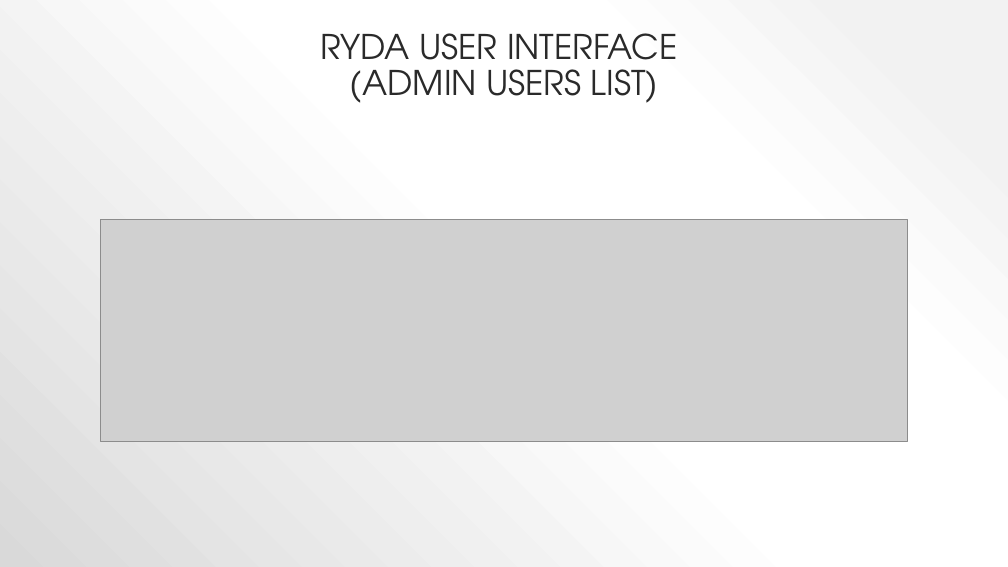
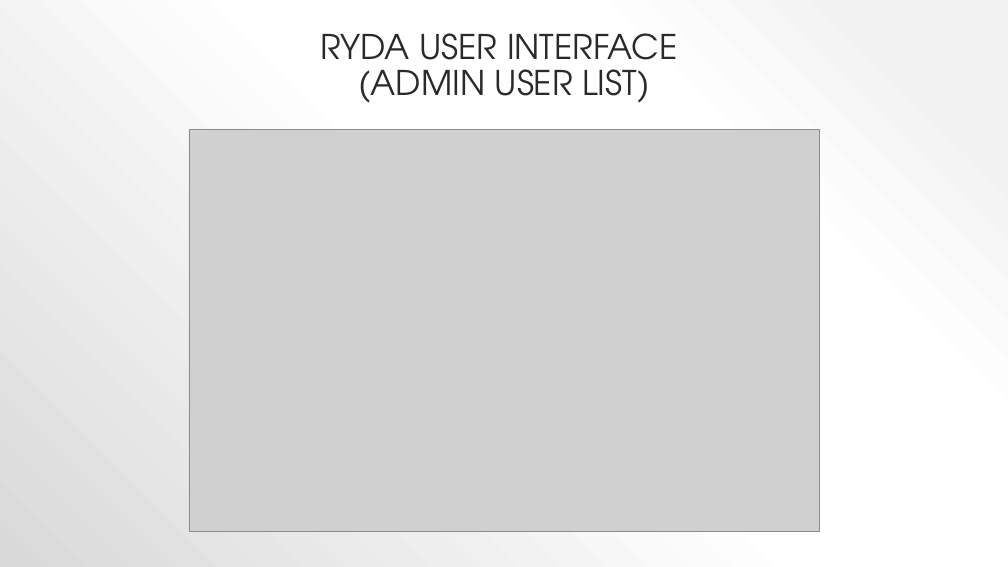
Before and after one commit to cquRotary/RotaryClub, a slide deck: slide 31 of Document/Rotary Youth Drive Awareness Project.pptx (slide 32 before the commit). Drawn at 1008x567 pixels with LibreOffice and Linux fonts; fonts in the diff are those of the drawing; grey boxes stand for pictures. Boxes give left, top, right and bottom in pixels: in the first picture for what was removed or moved away, otherwise in the second. Text is boxed around its words. In the diff, an @@ line names an element or a change of style, - is before the commit and + after.

```diff
--- a/Document/Rotary Youth Drive Awareness Project.pptx
+++ b/Document/Rotary Youth Drive Awareness Project.pptx
@@ title at [321, 33, 678, 103]: text changed @@
-RYDA USER INTERFACE
-(ADMIN USERS LIST)
+RYDA USER INTERFACE
+(ADMIN USER LIST)
@@ picture added at [189, 130, 819, 532] @@
@@ picture removed at [101, 220, 907, 442] @@
```
Also in this commit, not shown: 13 other slides changed, 1 slide added, 2 other files.
